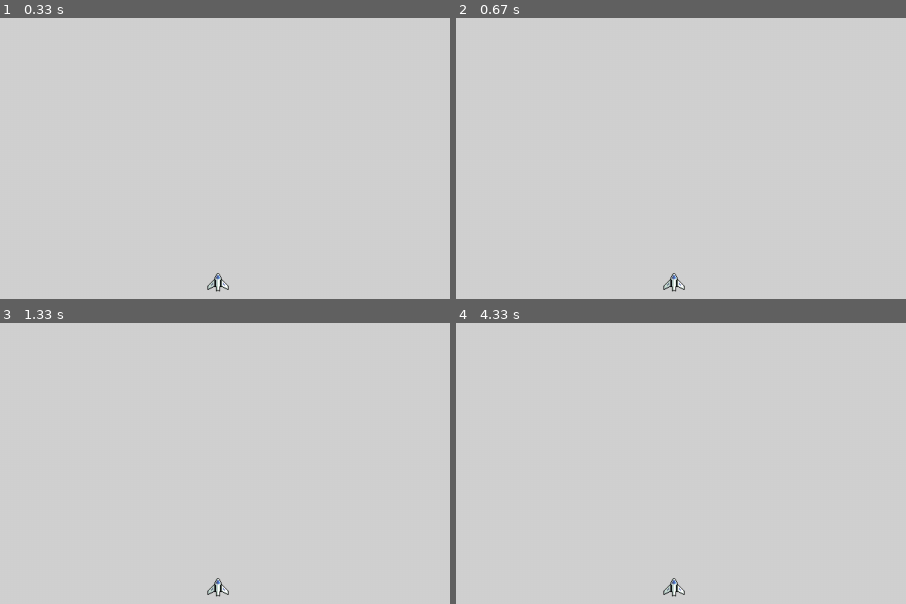
Above: before the commit, frames 1-4 (two rows, left to right).
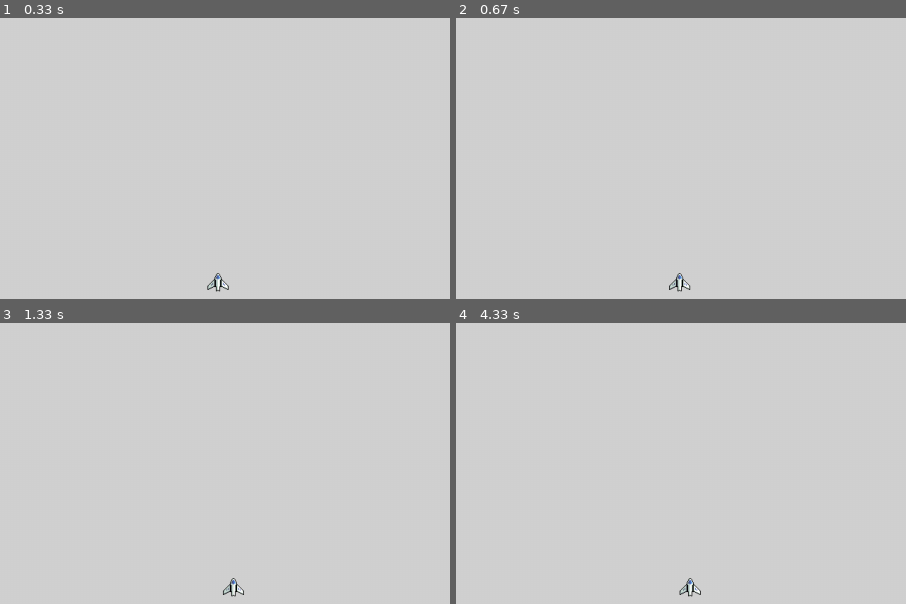
Above: after the commit, the same moments.

Repository: TopsterTX/pygame_test
Game: pygame game, started from alien_invasion.py
Two runs of this game, one before a commit and one after it. Both use one fixed random seed, a clock stepped at 60 frames per second and the inputs below.
Inputs:
- Up to frame 1 (0.33 s): no input
- Up to frame 2 (0.67 s): hold Right from 0.33 s (still down)
- Up to frame 3 (1.33 s): release Right at 0.8 s; hold Right 0.83-1.3 s
- Up to frame 4 (4.33 s): hold Left 1.33-1.87 s; hold Left 1.9-2.3 s; hold Right 2.33-2.97 s; hold Left 3-3.47 s; hold Right 3.5-3.97 s; hold Right from 4 s (still down)
The pictures show only the part of the screen within x 26-76%, y 50-100%; the shares and areas given below are measured in that part.

Frame 1 is identical in both runs. In frame 2, 0.2% of the frame differs, in the area x 46-53%, y 90-98%; in frame 3, 0.3%; in frame 4, 0.3%, in the area x 46-55%, y 90-98%.

Commit message:
[feature] add control ship

Diff:
--- a/alien_invasion.py
+++ b/alien_invasion.py
@@ -17,12 +17,24 @@
         # Запуск основного цикла игры
         while True:
             self._check_events()
+            self.ship.update()
             self._update_screen()
 
     def _check_events(self):
         for event in pygame.event.get():
             if event.type == pygame.QUIT:
                 sys.exit()
+            elif event.type == pygame.KEYDOWN:
+                if event.key == pygame.K_RIGHT:
+                    self.ship.moving_right = True
+                if event.key == pygame.K_LEFT:
+                    self.ship.moving_left = True
+            elif event.type == pygame.KEYUP:
+                if event.key == pygame.K_RIGHT:
+                    self.ship.moving_right = False
+                if event.key == pygame.K_LEFT:
+                    self.ship.moving_left = False
+
 
     def _update_screen(self):
         self.screen.fill(self.settings.bg_color)
--- a/settings.py
+++ b/settings.py
@@ -4,3 +4,4 @@
         self.screen_height = 800
         self.bg_color = (210, 210, 210)
         self.caption = 'Alien Invasion'
+        self.speed = 0.4
--- a/ship.py
+++ b/ship.py
@@ -1,13 +1,26 @@
 import pygame
+
+from settings import Settings
 
 class Ship:
     def __init__(self, ai_game):
         self.screen = ai_game.screen
+        self.settings = Settings()
         self.screen_rect = ai_game.screen.get_rect()
-
+        self.moving_right = False
+        self.moving_left = False
         self.image = pygame.image.load("images/main_ship.png")
         self.rect = self.image.get_rect()
         self.rect.midbottom = self.screen_rect.midbottom
+        self.x = float(self.rect.x)
+
+    def update(self):
+        if self.moving_right and self.rect.right < self.screen_rect.right:
+            self.x += self.settings.speed
+        if self.moving_left and self.rect.left > 0:
+            self.x -= self.settings.speed
+
+        self.rect.x = self.x
 
     def blitme(self):
         self.screen.blit(self.image, self.rect)
